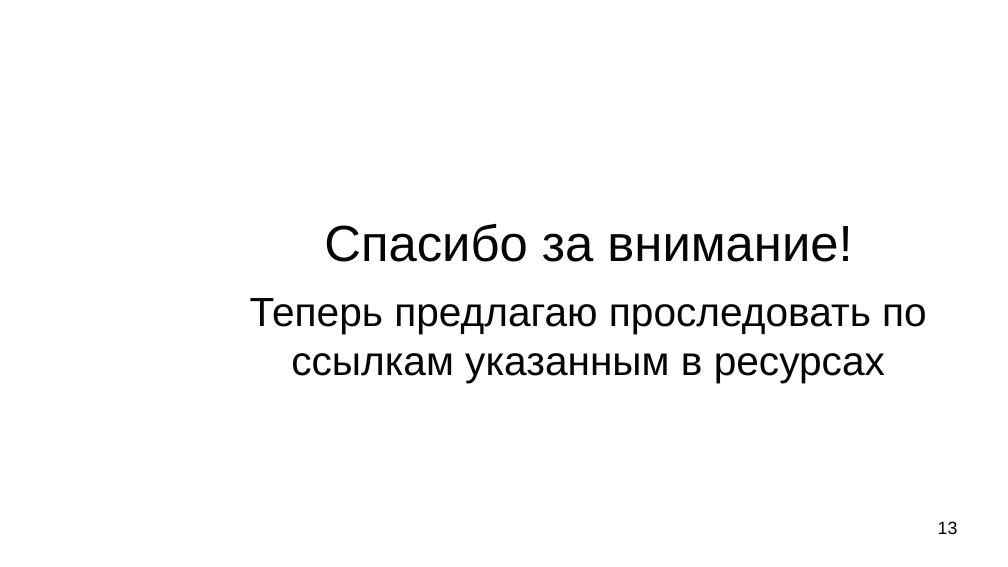
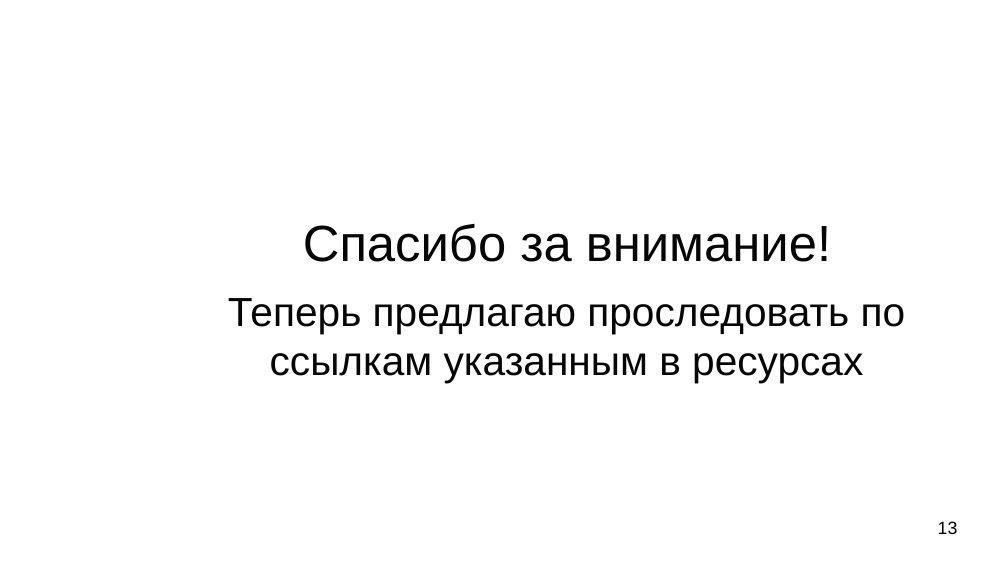
Before and after one commit to AlexandrovRoman/GosRab, a slide deck: slide 13 of presentation.odp. Drawn at 1008x567 pixels with LibreOffice and Linux fonts; fonts in the diff are those of the drawing; background and template pictures are left out. Boxes give left, top, right and bottom in pixels: in the first picture for what was removed or moved away, otherwise in the second. Text is boxed around its words. In the diff, an @@ line names an element or a change of style, - is before the commit and + after.

```diff
--- a/presentation.odp
+++ b/presentation.odp
@@ text "Спасибо за внимание!" at box(228, 224, 906, 382): indent changed @@
```
Also in this commit, not shown: 10 other slides changed, 7 other files.
